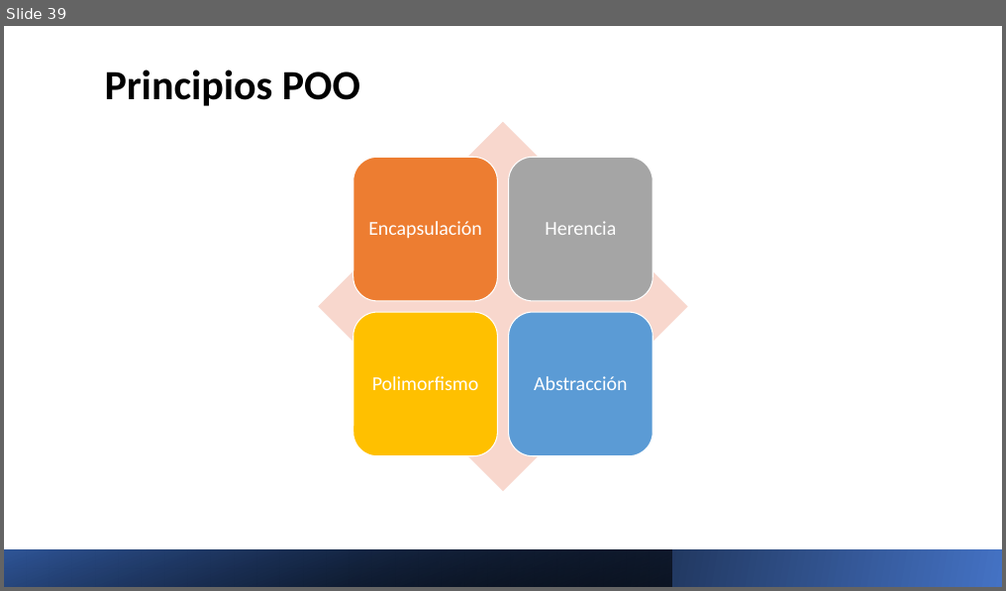
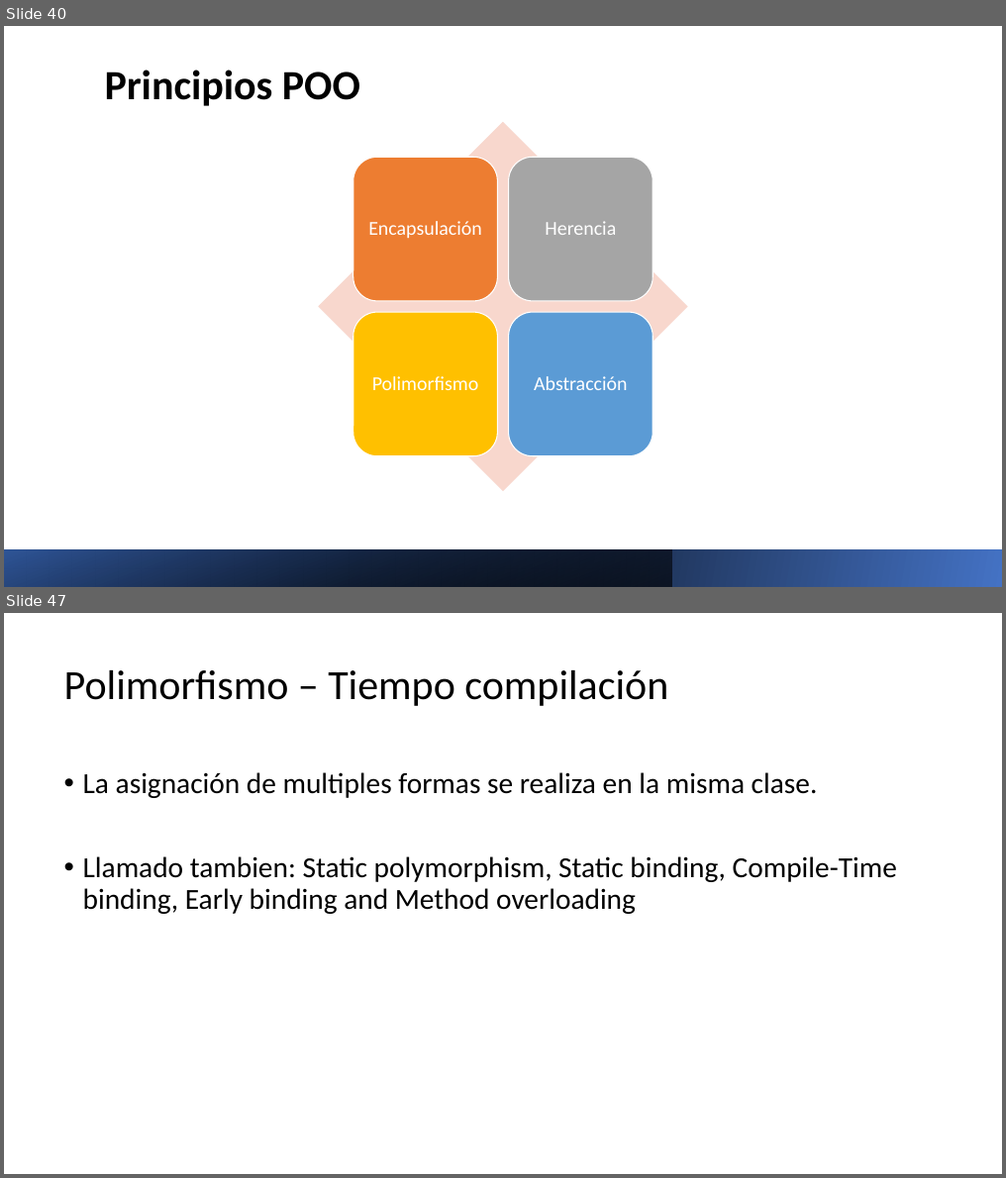
Before and after one commit to Charris1904/automation-qa-sessions, a slide deck: files/1. Java.pptx. Shown one above the other, each under a label of ours: slide 39 before the commit, slides 40 and 47 after it; the slides between them are not shown. The pictures are 1006x591 and 1006x1178 pixels, drawn with LibreOffice and Linux fonts; fonts in the diff are those of the drawing. Boxes give left, top, right and bottom in pixels: in the first picture for what was removed or moved away, otherwise in the second. Text is boxed around its words. In the diff, an @@ line names an element or a change of style, - is before the commit and + after.

```diff
--- a/files/1. Java.pptx
+++ b/files/1. Java.pptx
@@ slide 47 added at bbox=[4, 613, 1002, 1174], background #FFFFFF @@
@@ title added at bbox=[64, 670, 668, 706], 40 pt, text #000000 @@
+Polimorfismo – Tiempo compilación
@@ text added at bbox=[83, 772, 897, 914], 28 pt, text #000000 @@
+• La asignación de multiples formas se realiza en la misma clase.
+• Llamado tambien: Static polymorphism, Static binding, Compile-Time binding, Early binding and Method overloading
@@ what was slide 39 is now slide 40 @@
```
Also in this commit, not shown: 10 other slides added, 25 other files.
